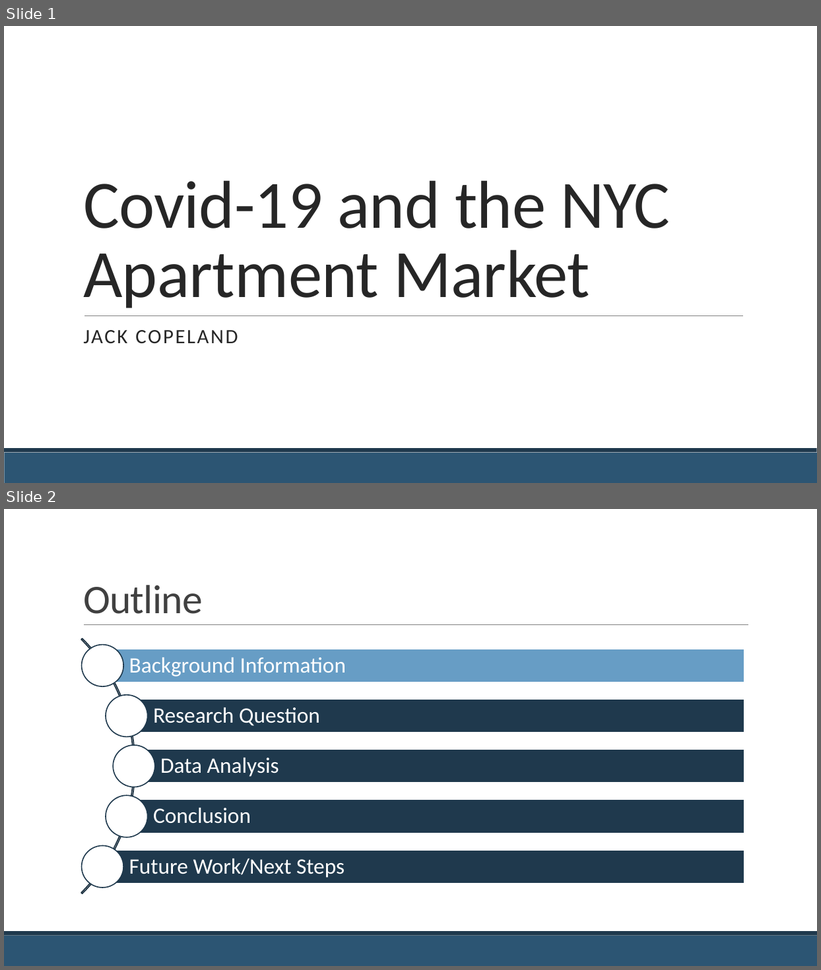
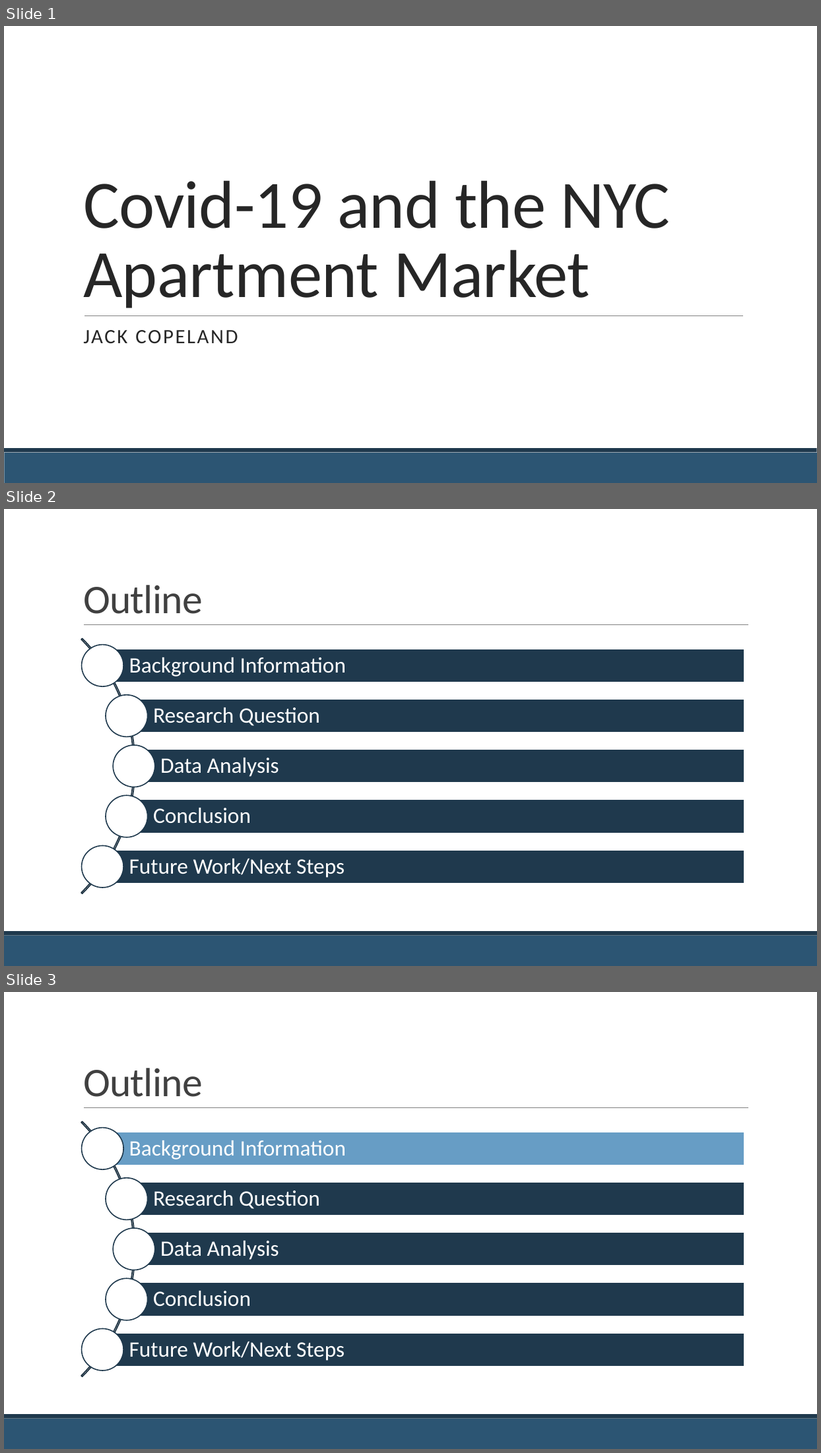
Before and after one commit to jackcopeland11/nyc_apartment_rent_analysis, a slide deck: Covid-19 and the NYC Apartment Market.pptx. Shown one above the other, each under a label of ours: slides 1 and 2 before the commit, slides 1, 2 and 3 after it. The pictures are 821x970 and 821x1453 pixels, drawn with LibreOffice and Linux fonts; fonts in the diff are those of the drawing; background and template pictures are left out. Boxes give left, top, right and bottom in pixels: in the first picture for what was removed or moved away, otherwise in the second. Text is boxed around its words. In the diff, an @@ line names an element or a change of style, - is before the commit and + after.

```diff
--- a/Covid-19 and the NYC Apartment Market.pptx
+++ b/Covid-19 and the NYC Apartment Market.pptx
@@ slide 2 added at (4, 509, 817, 966), background #FFFFFF; not listed: 3 template elements that a slide beside it also shows @@
@@ title added at (83, 585, 203, 614), 48 pt, text #404040 @@
+Outline
@@ group added at (4, 586, 745, 947): 5 rectangles, 5 texts, 5 ellipses, 1 arch (boxed as its full ring) @@
+Background Information
+Research Question
+Data Analysis
+Conclusion
+Future Work/Next Steps
@@ what was slide 2 is now slide 3 @@
```
Also in this commit, not shown: 3 slides changed.
